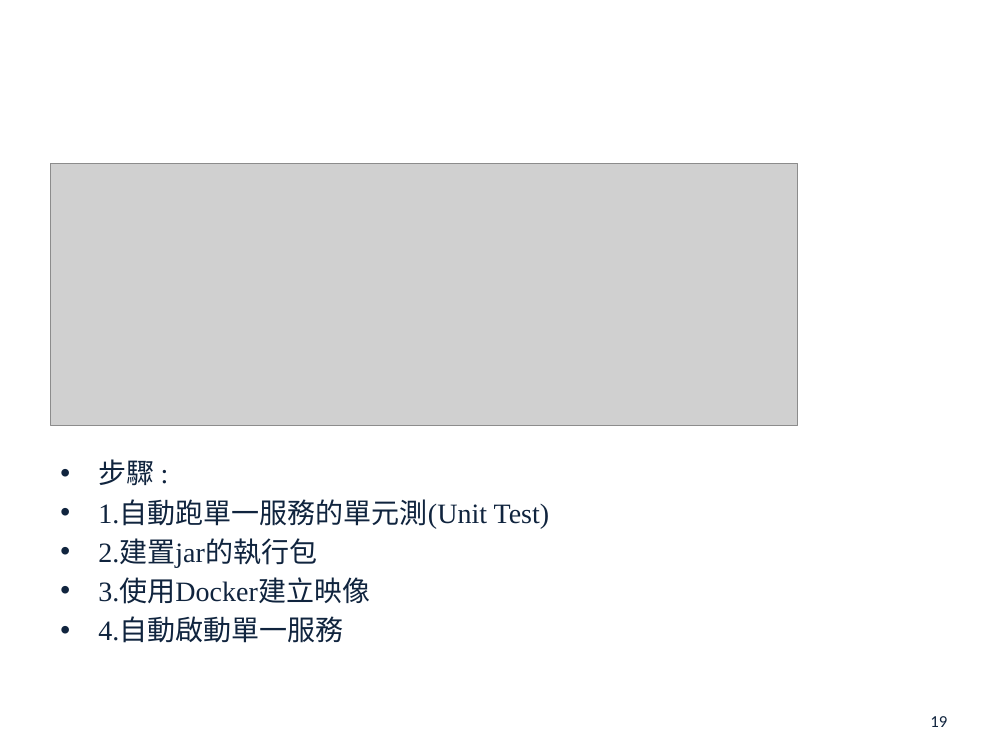
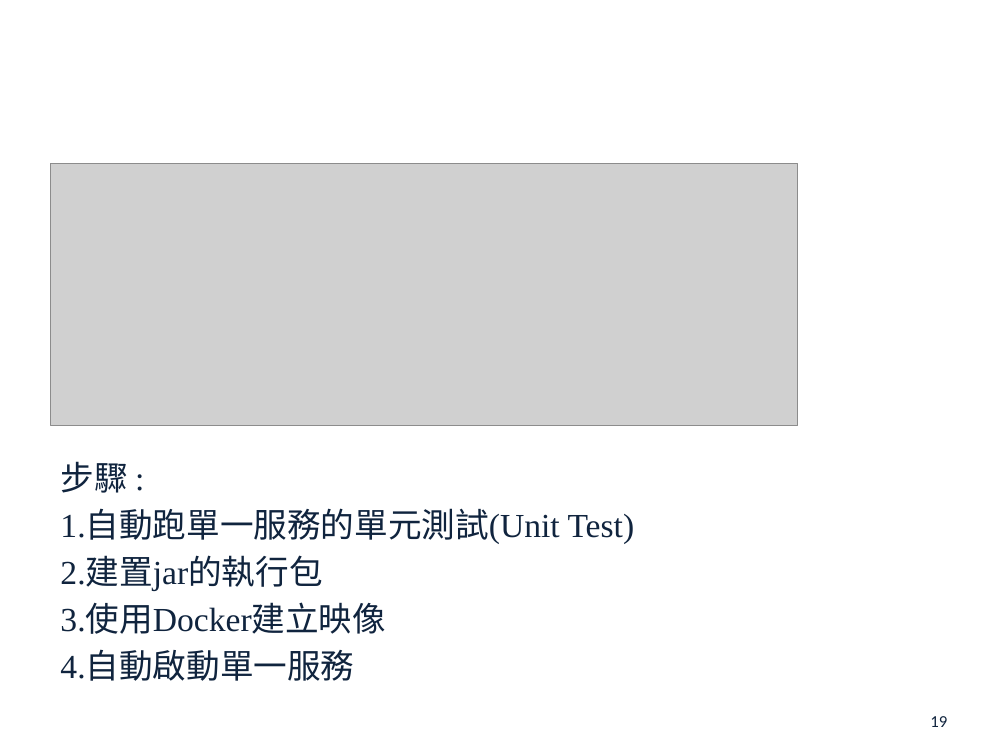
Before and after one commit to john78530/thesis, a slide deck: slide 19 of Oral.pptx. Drawn at 1008x756 pixels with LibreOffice and Linux fonts; fonts in the diff are those of the drawing; grey boxes stand for pictures; background and template pictures are left out. Boxes give left, top, right and bottom in pixels: in the first picture for what was removed or moved away, otherwise in the second. Text is boxed around its words. In the diff, an @@ line names an element or a change of style, - is before the commit and + after.

```diff
--- a/Oral.pptx
+++ b/Oral.pptx
@@ text at (60,461,386,681): size 20 to 24 pt in "步驟 :", "2.建置jar的執行包", "3.使用Docker建立映像", "4.自動啟動單一服務"; bullet • to none @@
@@ text at (60,511,635,544): text changed; size 20 to 24 pt @@
-• 1.自動跑單一服務的單元測(Unit Test)
+1.自動跑單一服務的單元測試(Unit Test)
```
Also in this commit, not shown: 21 other slides changed, 1 other file.
